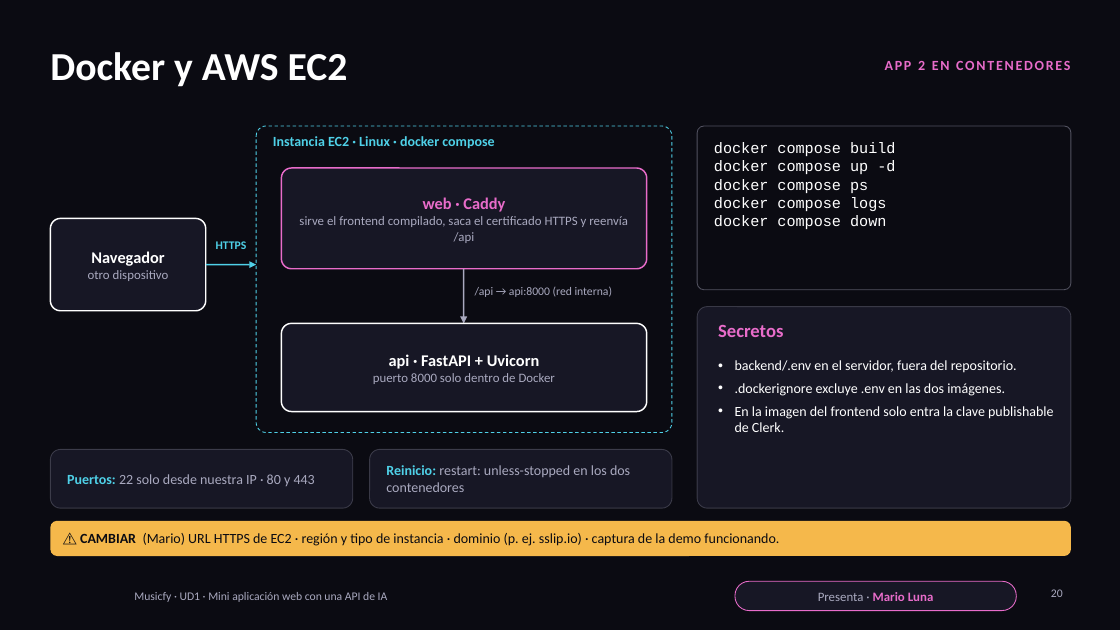
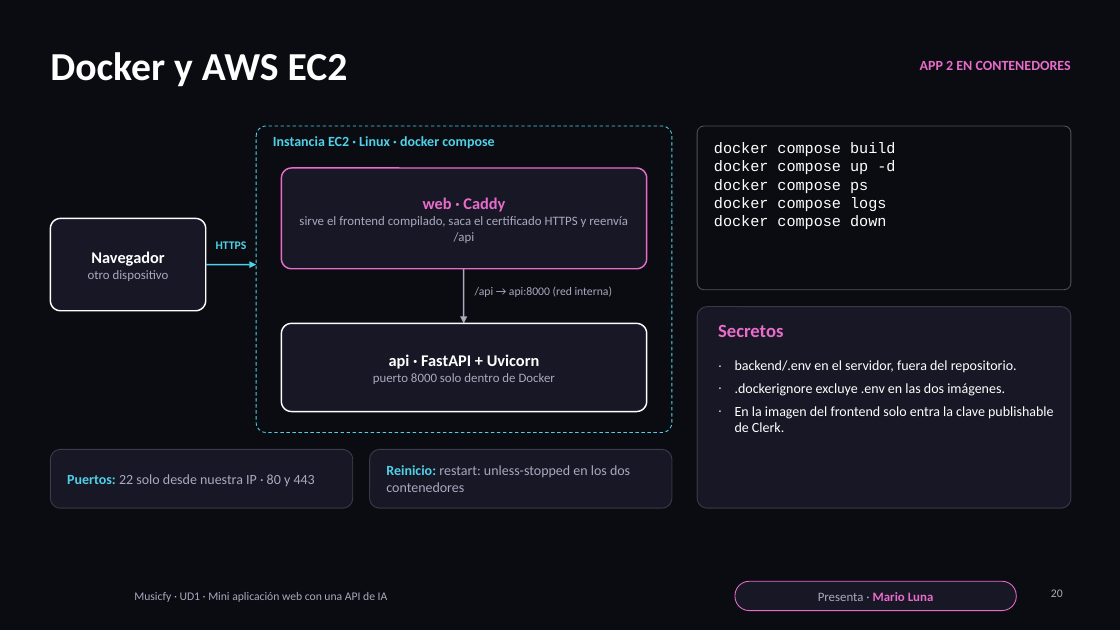
Before and after one commit to N13T4C0/ProyectoWebIA, a slide deck: slide 20 of presentacion/Musicfy-Presentacion.pptx. Drawn at 1120x630 pixels with LibreOffice and Linux fonts; fonts in the diff are those of the drawing; background and template pictures are left out. Boxes give left, top, right and bottom in pixels: in the first picture for what was removed or moved away, otherwise in the second. Text is boxed around its words. In the diff, an @@ line names an element or a change of style, - is before the commit and + after.

```diff
--- a/presentacion/Musicfy-Presentacion.pptx
+++ b/presentacion/Musicfy-Presentacion.pptx
@@ text "APP 2 EN CONTENEDORES" at [920, 61, 1071, 70]: letter spacing 1.5 to 0 pt; less space between paragraphs @@
@@ text "backend/.env en el servidor, fuera ..." at [735, 360, 1053, 432]: bullet • to ∙; less space between paragraphs @@
@@ rounded rectangle removed at [50, 521, 1071, 556] @@
@@ text removed at [80, 533, 779, 546] @@
-⚠ CAMBIAR (Mario) URL HTTPS de EC2 · región y tipo de instancia · dominio (p. ej. sslip.io) · captura de la demo funcionando.
```
Also in this commit, not shown: 23 other slides changed.
